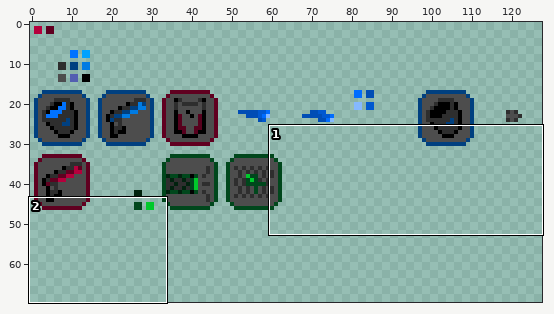
Sprite sheet: Assets/Sprites/items.png. The picture above shows the old version from afar; the outline marks the close-up.
Close-up. Old version:
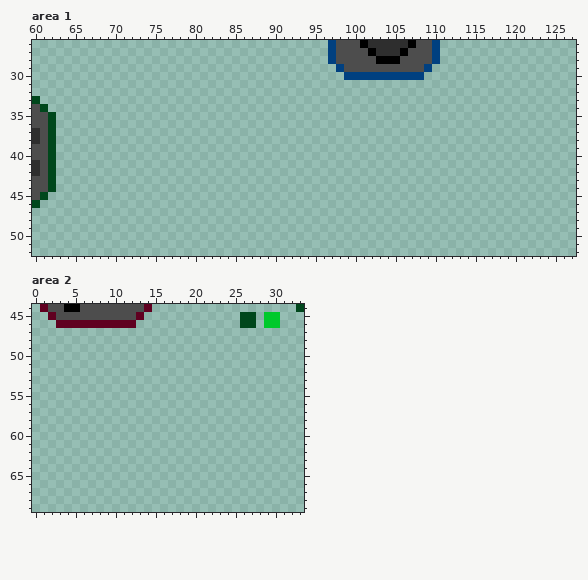
The file is 128x128 pixels. Shown: area 1: x 60..127, y 26..52; area 2: x 0..33, y 44..69. The wide view leaves out empty margins.
After the commit:
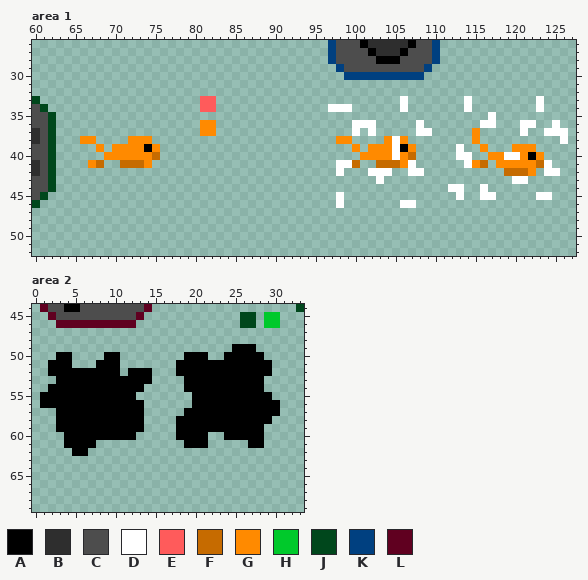
Palette (. is transparent): A #000000  B #2e2e2e  C #4d4d4d  D #ffffff  E #ff5b5b  F #c66b00  G #ff8a00  H #00c92b  J #00471c  K #004080  L #600020
Diff:
--- area 1
@@ x 60..127 @@
 32 ....................................................................
-33 J...................................................................
-34 CJ..................................................................
-35 CCJ.................................................................
-36 CCJ.................................................................
-37 BCJ.................................................................
-38 BCJ.................................................................
-39 CCJ.................................................................
-40 CCJ.................................................................
-41 BCJ.................................................................
-42 BCJ.................................................................
-43 CCJ.................................................................
-44 CCJ.................................................................
-45 CJ..................................................................
-46 J...................................................................
+33 J....................EE.......................D.......D........D....
+34 CJ...................EE..............DDD......D.......D........D....
+35 CCJ......................................................D..........
+36 CCJ..................GG.................DDD.....D.......DD...DD..D..
+37 BCJ..................GG.................D.D.....DD.....G.....D..DDD.
+38 BCJ...GG....GGG.......................GG....GDG........G..........D.
+39 CCJ.....G.GGGGAG........................G.GGGDAG.....D..G...GGG.....
+40 CCJ......GGGGGGF.........................GGGGDGF.....DD..GGDDGAG....
+41 BCJ....GF..FFFG.......................DDF..FFFGD......DGF.GGGGGFD...
+42 BCJ...................................D...DDD..DD..........FFFG.DD..
+43 CCJ........................................D................DD......
+44 CCJ.................................................DD..D...........
+45 CJ....................................D..............D..DD.....DD...
+46 J.....................................D.......DD....................
 47 ....................................................................
--- area 2
@@ x 0..33 @@
 48 ..................................
-49 ..................................
-50 ..................................
-51 ..................................
-52 ..................................
-53 ..................................
-54 ..................................
-55 ..................................
-56 ..................................
-57 ..................................
-58 ..................................
-59 ..................................
-60 ..................................
-61 ..................................
-62 ..................................
+49 .........................AAA......
+50 ...AA....AA........AAA..AAAAA.....
+51 ..AAA...AAA.......AAAAAAAAAAAA....
+52 ..AAAAAAAAA.AAA...AAAAAAAAAAAA....
+53 ...AAAAAAAAAAAA....AAAAAAAAAA.....
+54 ..AAAAAAAAAAAA.....AAAAAAAAAA.....
+55 .AAAAAAAAAAAA.......AAAAAAAAAA....
+56 .AAAAAAAAAAAAA......AAAAAAAAAAA...
+57 ...AAAAAAAAAAA.....AAAAAAAAAAAA...
+58 ...AAAAAAAAAAA....AAAAAAAAAAAA....
+59 ...AAAAAAAAAAA....AAAAAAAAAAA.....
+60 ....AAAAAAAAA.....AAAA..AAAAA.....
+61 ....AAAA...........AAA.....AA.....
+62 .....AA...........................
 63 ..................................
Boxes around the changes in both close-ups, in picture pixels (x1, y1, x2, y2):
added: (200, 96, 216, 136)
added: (328, 96, 568, 208)
added: (80, 136, 160, 168)
added: (176, 344, 280, 448)
added: (40, 352, 152, 456)
